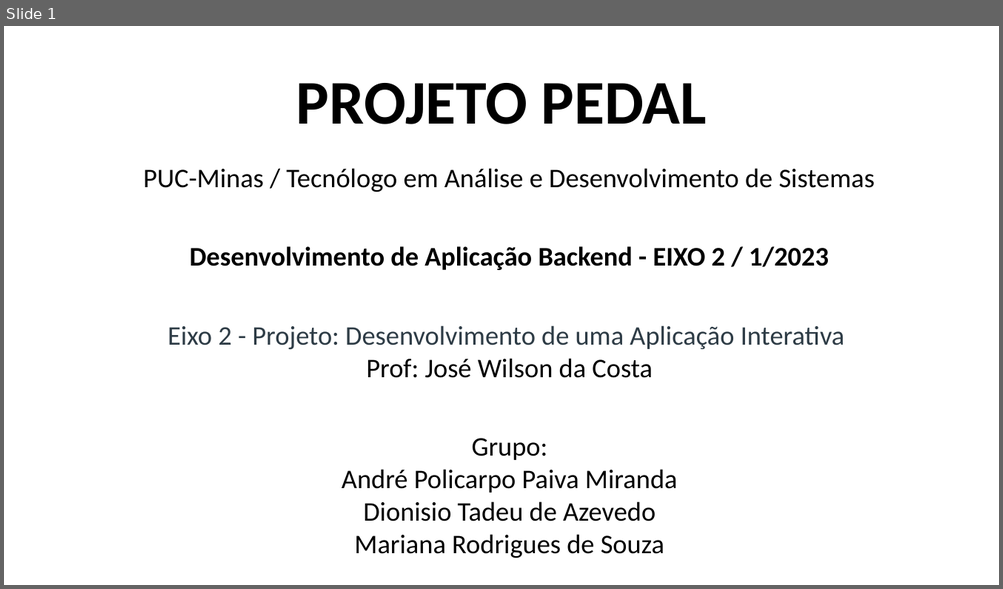
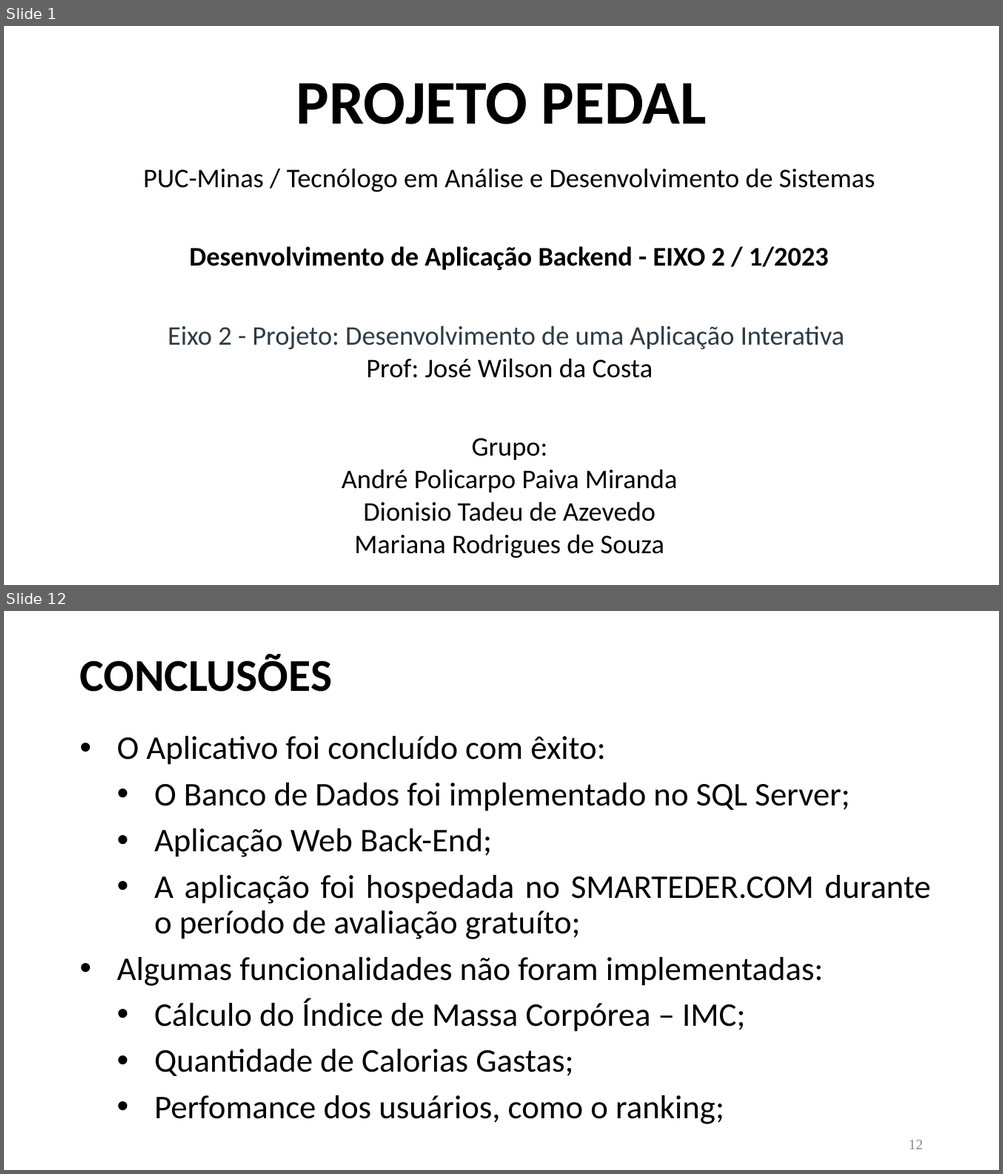
Before and after one commit to ICEI-PUC-Minas-PMV-ADS/pmv-ads-2023-1-e2-proj-int-t3-projeto-pedal-1, a slide deck: presentation/Apresentação_ProjetoPedal.pptx. Shown one above the other, each under a label of ours: slide 1 before the commit, slides 1 and 12 after it; the slides between them are not shown. The pictures are 1003x589 and 1003x1174 pixels, drawn with LibreOffice and Linux fonts; fonts in the diff are those of the drawing. Boxes give left, top, right and bottom in pixels: in the first picture for what was removed or moved away, otherwise in the second. Text is boxed around its words. In the diff, an @@ line names an element or a change of style, - is before the commit and + after.

```diff
--- a/presentation/Apresentação_ProjetoPedal.pptx
+++ b/presentation/Apresentação_ProjetoPedal.pptx
@@ slide 12 added at box(4, 611, 999, 1170), background #FFFFFF @@
@@ text added at box(79, 654, 332, 692), 44 pt, text #000000, bold @@
+CONCLUSÕES
@@ text added at box(117, 736, 930, 1125), 32 pt, text #000000 @@
+• O Aplicativo foi concluído com êxito:
+  • O Banco de Dados foi implementado no SQL Server;
+  • Aplicação Web Back-End;
+  • A aplicação foi hospedada no SMARTEDER.COM durante o período de avaliação gratuíto;
+• Algumas funcionalidades não foram implementadas:
+  • Cálculo do Índice de Massa Corpórea – IMC;
+  • Quantidade de Calorias Gastas;
+  • Perfomance dos usuários, como o ranking;
@@ page number added at box(908, 1140, 923, 1150), 14 pt, text #8B8B8B @@
+12
```
Also in this commit, not shown: 10 slides changed, 4 other slides added, 2 slides removed.
